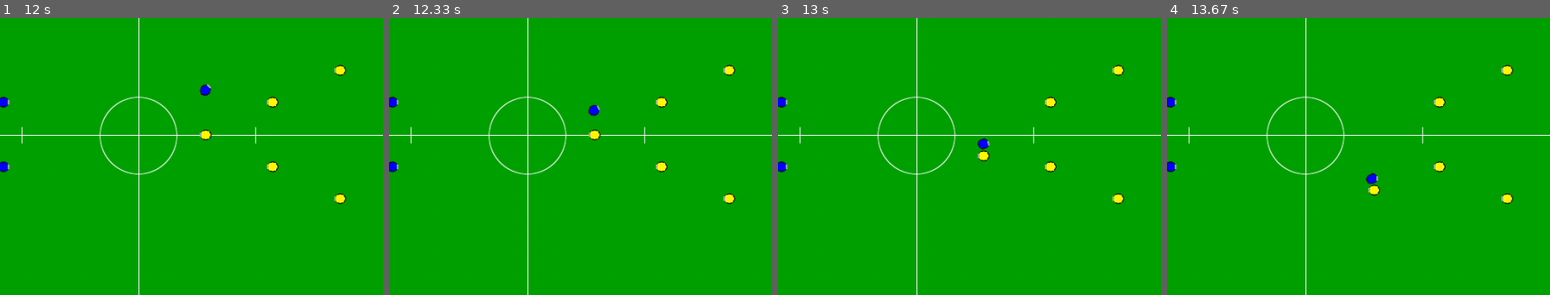
Above: before the commit, frames 1-4 (left to right).
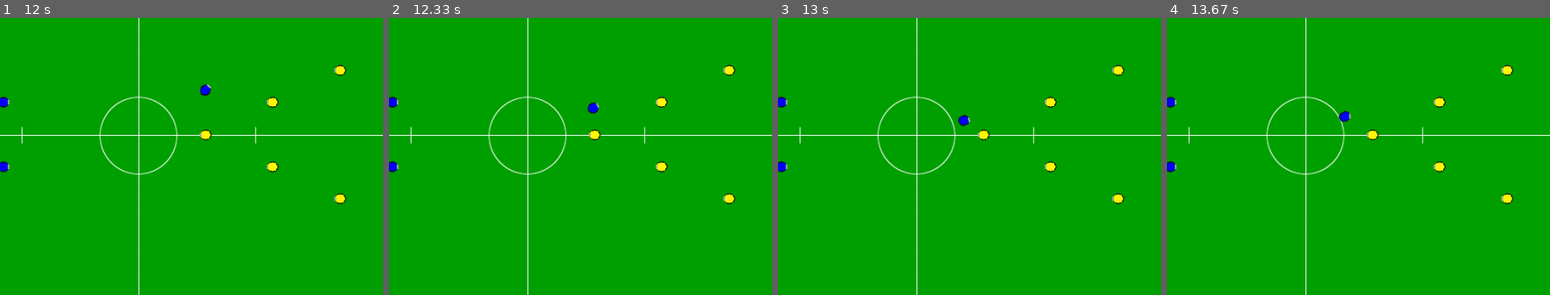
Above: after the commit, the same moments.

Repository: CalPolyRoboCup/robocup-ai
Game: pygame game, started from src/basic_skills/action_sequence.py
Same seed, same stepped clock (60 frames per second), same inputs: the game is played once before the commit and once after it.
Inputs:
- Up to frame 1 (12 s): no input
- Up to frame 2 (12.33 s): no input
- Up to frame 3 (13 s): no input
- Up to frame 4 (13.67 s): no input
The pictures show only the part of the screen within x 32-82%, y 31-81%; the shares and areas given below are measured in that part.

Frame 1 is identical in both runs. In frame 2, 0.1% of the frame differs, in the area x 51-56%, y 30-36%; in frame 3, 0.4%; in frame 4, 0.4%, in the area x 44-56%, y 33-65%.

Commit message:
RRT enabled ball interception ready for demo

Diff:
--- a/src/basic_skills/move_to/move_to.py
+++ b/src/basic_skills/move_to/move_to.py
@@ -24,27 +24,43 @@
     self.rotD = 5.89
 
   def set_target(self, target_loc, target_rot):
-    #self.target_loc = target_loc
-    #self.target_rot = target_rot
+    self.target_loc = target_loc
+    self.target_rot = target_rot
 
     # RRT test
-    my_Robots = []
+    #my_Robots = []
     #for robot in self.game.yellow_robots :
     #    if (self.robot.loc[0] != robot.loc[0]) & (self.robot.loc[1] != robot.loc[1]) :
     #        my_Robots.append( (robot.loc[0], robot.loc[1], 25 ) )
+    #for robot in self.game.blue_robots :
+    #    my_Robots.append( (robot.loc[0], robot.loc[1], 90 ) ) # actual radius 90
+
+    #rrt_strategy = rrt(
+    #        [self.robot.loc[0], self.robot.loc[1]],
+    #        target_loc,
+    #        my_Robots,
+    #        [0,10])
+    #next_Point = rrt_strategy.computeSolutionPath()
+    #self.next_Point = np.array( next_Point, dtype = np.float64)
+    #self.target_loc = self.next_Point
+
+  def run(self):
+    my_Robots = []
     for robot in self.game.blue_robots :
-        my_Robots.append( (robot.loc[0], robot.loc[1], 90 ) )
+        my_Robots.append( (robot.loc[0], robot.loc[1], 90 ) ) # actual radius 90
+    for robot in self.game.yellow_robots :
+        if (self.robot.loc[0] != robot.loc[0]) and (self.robot.loc[1] != robot.loc[1]) :
+            my_Robots.append( (robot.loc[0], robot.loc[1], 25 ) )
 
     rrt_strategy = rrt(
             [self.robot.loc[0], self.robot.loc[1]],
-            target_loc,
+            self.target_loc,
             my_Robots,
             [0,10])
     next_Point = rrt_strategy.computeSolutionPath()
     self.next_Point = np.array( next_Point, dtype = np.float64)
     self.target_loc = self.next_Point
 
-  def run(self):
     norm_vel, tang_vel = self.PID_loc() #
     rot_vel = self.PID_rot()
     action = [0,0,norm_vel, tang_vel, rot_vel]
--- a/src/basic_skills/rrt/rrt.py
+++ b/src/basic_skills/rrt/rrt.py
@@ -12,9 +12,9 @@
             goal_Point, # coordinates of goal Point
             obstacle_List, # List of obstacle ( x, y, radius )
             randomization_Constraints, # List of min/max constraints for random Point Sampling
-            growth_Factor = 90, # Amount by which a new branch will grow towards Sample Point
+            growth_Factor = 500, # Amount by which a new branch will grow towards Sample Point
             goal_SampleRate = 10, # probability of sampling the Goal point
-            safety_margin = 25,
+            MAX_ITER = 15,
             ANIMATE = False) : # animation toggle
 
         self.start_Point = Point ( start_Point[0], start_Point[1] )
@@ -23,46 +23,53 @@
         self.max_Rand_Constraint = randomization_Constraints[1]
         self.growth_Factor = growth_Factor
         self.goal_SampleRate = goal_SampleRate
-        self.safety_margin = safety_margin
         self.obstacle_List = obstacle_List
+        self.MAX_ITER = MAX_ITER
         self.ANIMATE = ANIMATE
 
     def computeSolutionPath(self) :
-        # 1) Initialize PointList with start_Position
+        # point_List contains RRT points
         point_List = [self.start_Point]
         if self.ANIMATE : fig = plt.figure()
-        # WHILE LOOP
-        # self.windowCount = 0
-        self.reached_Goal = False
-        self.collision = False
-        while ( self.reached_Goal == False ) :
-            # 2) generateRandomSample (), returns random sample Point or biased Point
-            sample_Point = self.generateRandomSamplePoint(self.collision)
-            # 3) getClosestPointIndex( sample Point  ), returns index of Point in pointList closest to given sample point
+
+        iterations = 0
+        skip_rrt = True
+        reached_Goal = False
+        collision = False
+        while iterations < self.MAX_ITER :
+            iterations+=1
+            # Point = generateRandomSample ( bool )
+            # returns random sample Point or biased Point
+            sample_Point = self.generateRandomSamplePoint( skip_rrt )
+            # int = getClosestPointIndex( Point list , Point )
+            # returns index of Point in pointList closest to sample point
             closest_Point_Index = self.getClosestPointIndex(point_List, sample_Point)
-            # 4) growTree( new_Point , sample_Point, closest_Point_Index ) , creates new Point and grows tree at closest Point to sample in point_List
+            # Point = growTree( Point , Point, int )
+            # Grows branch from closest Point to sample Point in point_List, and returns new Point
             new_Point = self.growTree(point_List, sample_Point, closest_Point_Index)
-            # 4a) refresh RRT figure and draw new tree
-            # 5) collisionDetected ( nearby Point ), returns boolean based on check if nearby point collides with osbtacle
-            # 5a) If 5 is true , next loop iteration
-            # 5b) If 5 is false, proceed to 6
-            self.collision = self.collisionDetected(new_Point, point_List, self.collision)
-            if self.collision :
-                self.collision = True
+            # bool = collisionDetected ( Point, Point list, bool )
+            # returns boolean based on check if new point collides with osbtacle
+            # or if new Point is redundant
+            collision = self.collisionDetected(new_Point, point_List, skip_rrt)
+            if collision :
+                skip_rrt = False
                 continue
-            self.collision = False
-            # 6) add new_Point to point_List
+            if skip_rrt : break
+
             point_List.append(new_Point)
             if self.ANIMATE : self.drawRRT ( fig , sample_Point, point_List )
-            # 7) goalStatus( new_Point) , returns boolean based on check of distance from goal_Point to new_Point
-            # 7a) If 7 is true, break while loop & print rrt graph
-            # 7b) if 7 is false, next loop iteration
-            if self.getGoalStatus(new_Point) : self.reached_Goal = True
+            # bool = goalStatus( Point )
+            # returns boolean based on check of distance from goal_Point to new_Point
+            if self.getGoalStatus(new_Point) : reached_Goal = True
+            if reached_Goal : break
 
-        # Trace backwards towards start Point for solution path
-        # 8) traceFinalPath() , returns list of Point coordinate pairs from endPoint to startPoint
+        # traceFinalPath( Point list)
+        # Animates RRT generation & solution path using Matplotlib
         if self.ANIMATE : self.traceFinalPath(point_List)
-        return [ point_List[1].x, point_List[1].y]
+        if skip_rrt or (len(point_List) == 1) :
+            return [ self.goal_Point.x , self.goal_Point.y ]
+        else :
+            return [ point_List[1].x, point_List[1].y]
         # self.solution_Path = traceFinalPath( point_List)
 
     ######## METHODS
@@ -116,49 +123,58 @@
             print("NO GOAL")
             return False
 
-    def collisionDetected(self, new_Point, point_List, collision_Detected) :
+    def collisionDetected(self, new_Point, point_List, skip_rrt) :
         # first check for obstacle collision
         for (x , y, obstacle_Radius) in self.obstacle_List :
             dx = x - new_Point.x
             dy = y - new_Point.y
             distance_to_Obstacle = math.sqrt( dx**2 + dy**2)
-            if distance_to_Obstacle <= obstacle_Radius :
+            if distance_to_Obstacle <= 2*obstacle_Radius : # accounts for self radius & other robot
                 print("COLLISION")
                 return True
         # then check for redundant point sampling
-        if collision_Detected :
-            for point in point_List :
-                dx = point.x - new_Point.x
-                dy = point.y - new_Point.y
-                distance_to_Other_Point = math.sqrt( dx**2 + dy**2)
-                if distance_to_Other_Point <= 0 :
-                    print("REDUNDANT")
-                    return True
+        #if skip_rrt == False :
+        #    for point in point_List :
+        #        dx = point.x - new_Point.x
+        #        dy = point.y - new_Point.y
+        #        distance_to_Other_Point = math.sqrt( dx**2 + dy**2)
+        #        if distance_to_Other_Point <= self.growth_Factor :
+        #            print("REDUNDANT")
+        #            return True
         return False
 
     def growTree(self, point_List, sample_Point, closest_Point_Index) :
         # grow branch
-        growth_Angle = math.atan2((sample_Point.y - point_List[closest_Point_Index].y) , (sample_Point.x - point_List[closest_Point_Index].x))
+        growth_Angle = math.atan2(
+                (sample_Point.y - point_List[closest_Point_Index].y) ,
+                (sample_Point.x - point_List[closest_Point_Index].x)
+                )
         #print(growth_Angle)
-        new_Point = Point ( point_List[closest_Point_Index].x + self.growth_Factor * math.cos( growth_Angle),
-                point_List[closest_Point_Index].y + self.growth_Factor * math.sin( growth_Angle))
+        new_Point = Point (
+                point_List[closest_Point_Index].x + self.growth_Factor * math.cos( growth_Angle),
+                point_List[closest_Point_Index].y + self.growth_Factor * math.sin( growth_Angle)
+                )
         new_Point.preceding_Point_Index = closest_Point_Index
-
         return new_Point
 
     def getClosestPointIndex(self, point_List, sample_Point) :
         distance_to_Sample = []
         for this_Point in point_List :
-            distance_to_Sample.append(math.sqrt((sample_Point.x - this_Point.x )**2 + (sample_Point.y - this_Point.y)**2 ))
-
+            distance_to_Sample.append(
+                    math.sqrt( (sample_Point.x - this_Point.x )**2 + (sample_Point.y - this_Point.y)**2 )
+                    )
         index = distance_to_Sample.index( min(distance_to_Sample))
         return index
 
-    def generateRandomSamplePoint(self, collision_Detected) : # generateRandomSample (), returns random sample Point or biased Point
-        if collision_Detected :
-            #if random.randint(0,100) > self.goal_SampleRate :
-            sample_Point = Point ( random.uniform( self.min_Rand_Constraint, self.max_Rand_Constraint) , random.uniform( self.min_Rand_Constraint, self.max_Rand_Constraint))
-            #else : sample_Point = Point ( self.goal_Point.x , self.goal_Point.y) # Biased Point
+    def generateRandomSamplePoint(self, skip_rrt) : # generateRandomSample (), returns random sample Point or biased Point
+        if skip_rrt == False :
+            if random.randint(0,100) > self.goal_SampleRate :
+                sample_Point = Point (
+                        random.uniform( self.min_Rand_Constraint, self.max_Rand_Constraint) ,
+                        random.uniform( self.min_Rand_Constraint, self.max_Rand_Constraint)
+                        )
+            else :
+                sample_Point = Point ( self.goal_Point.x , self.goal_Point.y) # Biased Point
 
         else : sample_Point = Point ( self.goal_Point.x , self.goal_Point.y) # Biased Point
         #print("SAMPLE X :", sample_Point.x)
